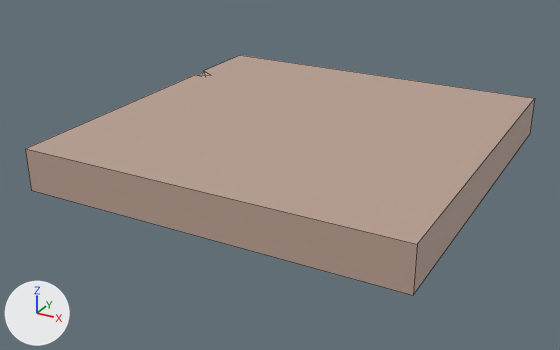
An edit to the Blender file Assets/Modelos/Blender/Mundo.blend, drawn before and after from the same camera.
Rendered twice from a 50 mm lens placed at (10.83, -21.18, 9.2), pointed at (-0.4, -0.76, -1.02). The lights are fixed; the arrows at lower left show +X, +Y and +Z. Mesh edges are drawn as thin lines.

Objects in the first picture: 'Cubo'.
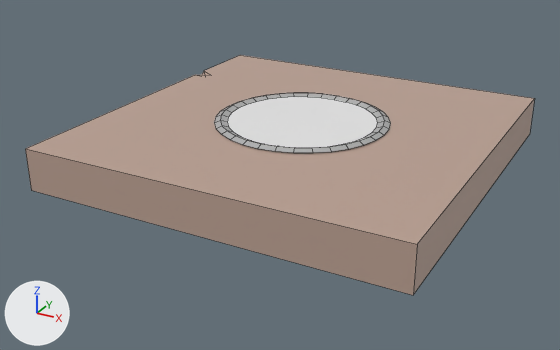
Location of each change, [x1, y1, x2, y2] in pixels of the pictures (560 x 350 px):
```json
{"object": "Marcador", "change": "added", "after": [227, 97, 377, 148]}
{"object": "Marco", "change": "added", "after": [214, 93, 391, 153]}
```

Edits to the scene script, one JSON object a line:
```json
{"op": "add", "block": "mat_vacio", "code": ["mat_vacio = principled_material('Vacio')", "mat_vacio.base_color = (0.8, 0.8, 0.8)  # white #e7e7e7"]}
{"op": "add", "block": "mat_piedra", "code": ["mat_piedra = principled_material('Piedra')", "mat_piedra.base_color = (0.423, 0.423, 0.423)  # grey #aeaeae"]}
{"op": "add", "block": "me_círculo_002", "code": ["me_círculo_002 = bpy.data.meshes.new('Círculo.002')", "me_círculo_002.from_pydata(...)  # 32 vertices, 1 face; spans x -0.9..0.9, y -0.9..0.9, z 0.0", "me_círculo_002.materials.append(mat_vacio)  # white #e7e7e7"]}
{"op": "add", "block": "me_círculo", "code": ["me_círculo = bpy.data.meshes.new('Círculo')", "me_círculo.from_pydata(...)  # 96 vertices, 64 faces; spans x -1.05..1.05, y -1.05..1.05, z 0.0..0.03", "me_círculo.materials.append(mat_piedra)  # grey #aeaeae"]}
{"op": "add", "block": "ob_marcador", "code": ["ob_marcador = bpy.data.objects.new('Marcador', me_círculo_002)", "ob_marcador.location = (0.0, 0.0, 0.72)", "ob_marcador.scale = (2.7, 2.7, 2.7)"]}
{"op": "add", "block": "ob_marco", "code": ["ob_marco = bpy.data.objects.new('Marco', me_círculo)", "ob_marco.location = (0.0, 0.0, 0.72)", "ob_marco.scale = (2.7, 2.7, 2.7)"]}
```
